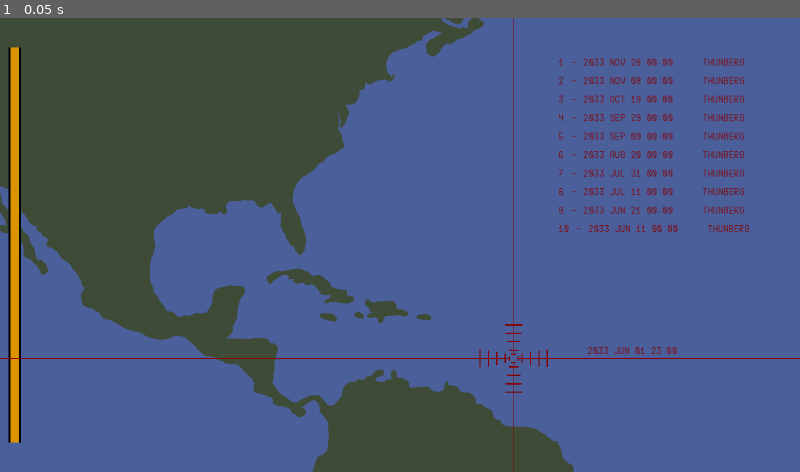
Above: before the commit, frame 1.
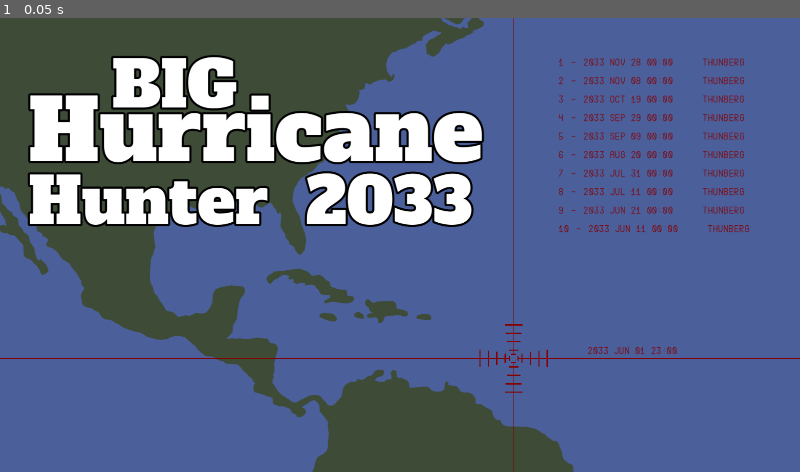
Above: after the commit, the same moment.

Repository: nschrag/BigHurricaneHunter
Game: Godot game, scene res://Map02.tscn
The game is run twice, just before and just after one commit, with the same random seed, the same clock (stepped at 60 frames per second) and the same inputs.
Inputs:
- Up to frame 1 (0.05 s): no input

The runs differ from the first frame. In frame 1, 14% of the frame differs, in the area x 1-61%, y 6-94%.

Commit message:
Added title screen title text

Diff:
--- a/Map02.tscn
+++ b/Map02.tscn
@@ -9,8 +9,8 @@
 [ext_resource type="Script" uid="uid://cg7t6roe51n7b" path="res://DamageMeter.gd" id="8_6k02l"]
 [ext_resource type="Theme" uid="uid://mj45j2a4x55k" path="res://UITheme.tres" id="9_vv0lo"]
 [ext_resource type="Script" uid="uid://rricbw2gx26i" path="res://HighScoreDisplay.gd" id="10_q5vca"]
+[ext_resource type="FontFile" uid="uid://txf4nlc1aein" path="res://AlfaSlabOne-Regular.ttf" id="11_q5vca"]
 [ext_resource type="PackedScene" uid="uid://c0tx30da0bbm4" path="res://HighScoreEntryUI.tscn" id="11_vv0lo"]
-[ext_resource type="FontFile" uid="uid://dtj5ub042le60" path="res://RubikGlitch-Regular.ttf" id="12_q5vca"]
 
 [node name="Node2D" type="Node2D"]
 script = ExtResource("2_acrtu")
@@ -26,6 +26,7 @@
 script = ExtResource("4_6k02l")
 
 [node name="CollisionPolygon2D" type="CollisionPolygon2D" parent="Map01/Area2D"]
+visible = false
 polygon = PackedVector2Array(-236, 20, -223, -20, -255, -113, -236, -154, -182, -195, -127, -226, -142, -277, -94, -359 …(360 unchanged characters)…
 
 [node name="Camera2D" type="Camera2D" parent="."]
@@ -34,6 +35,7 @@
 hurricane_parent = NodePath("../Map01")
 
 [node name="DamageMeter" type="Node2D" parent="."]
+visible = false
 script = ExtResource("8_6k02l")
 
 [node name="Background" type="Line2D" parent="DamageMeter"]
@@ -56,48 +58,49 @@
 entry_ui = ExtResource("11_vv0lo")
 
 [node name="Title" type="Node2D" parent="."]
-visible = false
 position = Vector2(-960, -540)
 
 [node name="Label" type="Label" parent="Title"]
-offset_left = 125.0
-offset_top = 178.579
-offset_right = 347.0
-offset_bottom = 330.579
-rotation = -0.364166
-theme_override_fonts/font = ExtResource("12_q5vca")
-theme_override_font_sizes/font_size = 128
-text = "Big"
+offset_left = 276.0
+offset_top = 57.0
+offset_right = 632.0
+offset_bottom = 304.0
+theme_override_constants/outline_size = 20
+theme_override_fonts/font = ExtResource("11_q5vca")
+theme_override_font_sizes/font_size = 150
+text = "BIG"
 
 [node name="Label2" type="Label" parent="Title"]
-offset_left = 86.0
-offset_top = 320.579
-offset_right = 943.0
-offset_bottom = 510.579
-rotation = -0.316309
-theme_override_fonts/font = ExtResource("12_q5vca")
-theme_override_font_sizes/font_size = 160
+offset_left = 78.0
+offset_top = 132.0
+offset_right = 1157.0
+offset_bottom = 407.0
+theme_override_constants/outline_size = 20
+theme_override_fonts/font = ExtResource("11_q5vca")
+theme_override_font_sizes/font_size = 200
 text = "Hurricane"
 
 [node name="Label3" type="Label" parent="Title"]
-offset_left = 174.0
-offset_top = 517.579
-offset_right = 859.0
-offset_bottom = 707.579
-rotation = -0.505054
-theme_override_fonts/font = ExtResource("12_q5vca")
-theme_override_font_sizes/font_size = 160
-text = "Hunter"
+offset_left = 78.0
+offset_top = 334.0
+offset_right = 1131.0
+offset_bottom = 554.0
+theme_override_constants/outline_size = 20
+theme_override_fonts/font = ExtResource("11_q5vca")
+theme_override_font_sizes/font_size = 150
+text = "Hunter  2033"
 
 [node name="Label4" type="Label" parent="Title"]
-offset_left = 197.0
-offset_top = 668.579
-offset_right = 882.0
-offset_bottom = 858.579
-rotation = -0.273306
-theme_override_fonts/font = ExtResource("12_q5vca")
-theme_override_font_sizes/font_size = 160
-text = "2033"
+visible = false
+offset_left = 666.0
+offset_top = 401.0
+offset_right = 1351.0
+offset_bottom = 648.0
+theme_override_colors/font_outline_color = Color(0, 0, 0, 1)
+theme_override_constants/outline_size = 20
+theme_override_fonts/font = ExtResource("11_q5vca")
+theme_override_font_sizes/font_size = 150
+text = "'33"
 
 [connection signal="body_entered" from="Map01/Area2D" to="Map01/Area2D" method="_on_body_entered"]
 [connection signal="body_exited" from="Map01/Area2D" to="Map01/Area2D" method="_on_body_exited"]
Binary file added: AlfaSlabOne-Regular.ttf
Not shown, changed: AlfaSlabOne-Regular.ttf.import
Binary file removed: RubikGlitch-Regular.ttf
